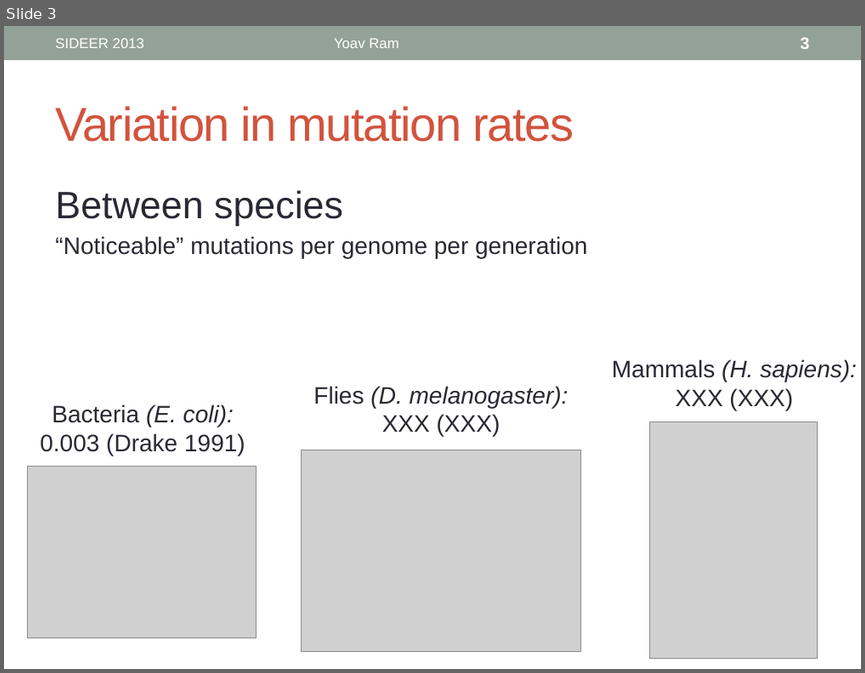
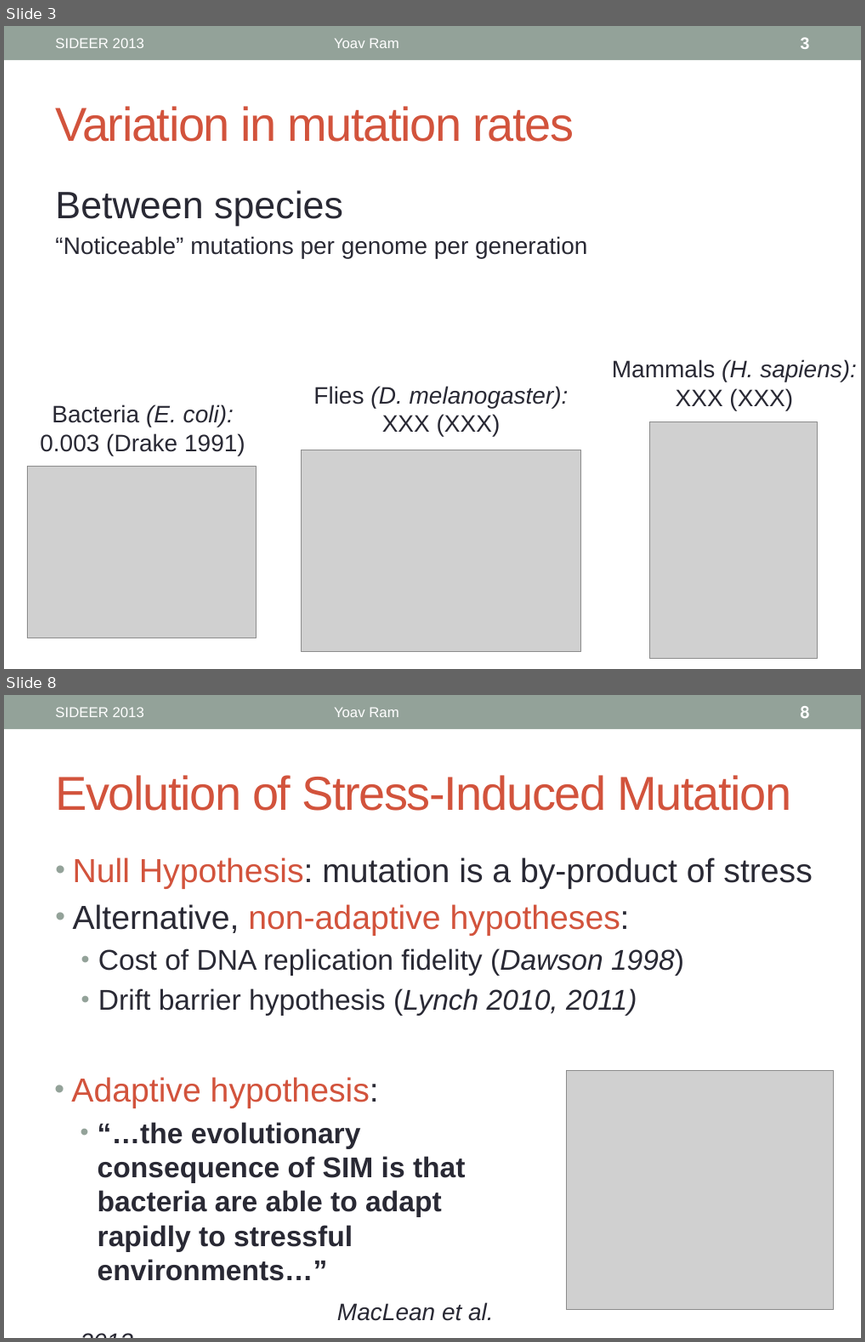
Before and after one commit to yoavram/SIDEER2013, a slide deck: presentation.pptx. Shown one above the other, each under a label of ours: slide 3 before the commit, slides 3 and 8 after it; the slides between them are not shown. The pictures are 865x673 and 865x1342 pixels, drawn with LibreOffice and Linux fonts; fonts in the diff are those of the drawing; grey boxes stand for pictures. Boxes give left, top, right and bottom in pixels: in the first picture for what was removed or moved away, otherwise in the second. Text is boxed around its words. In the diff, an @@ line names an element or a change of style, - is before the commit and + after.

```diff
--- a/presentation.pptx
+++ b/presentation.pptx
@@ slide 8 added at box(4, 695, 861, 1338), background #FFFFFF; not listed: 1 template element that a slide beside it also shows @@
@@ text added at box(55, 707, 144, 717), 12 pt, text #FFFFFF @@
+SIDEER 2013
@@ text added at box(334, 707, 398, 717), 12 pt, text #FFFFFF @@
+Yoav Ram
@@ page number added at box(800, 706, 810, 718), 14 pt, text #FFFFFF, bold @@
+8
@@ title added at box(55, 775, 791, 811), 40 pt, text #D2533C @@
+Evolution of Stress-Induced Mutation
@@ text added at box(73, 857, 812, 1015), 28 pt, text #292934 @@
+• Null Hypothesis: mutation is a by-product of stress
+• Alternative, non-adaptive hypotheses:
+  • Cost of DNA replication fidelity (Dawson 1998)
+  • Drift barrier hypothesis (Lynch 2010, 2011)
@@ text added at box(71, 1077, 494, 1321), 24 pt, text #292934, bold @@
+• Adaptive hypothesis:
+  • “…the evolutionary consequence of SIM is that bacteria are able to adapt rapidly to stressful environments…”
+  MacLean et al. 2013
@@ picture added at box(566, 1071, 833, 1310) @@
```
Also in this commit, not shown: 3 slides changed, 8 other slides added.
